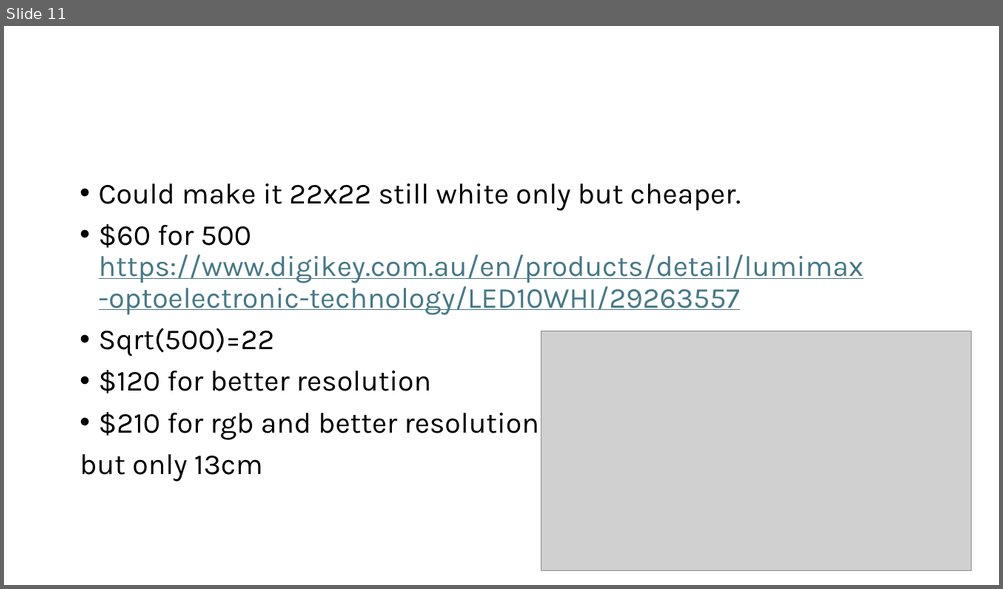
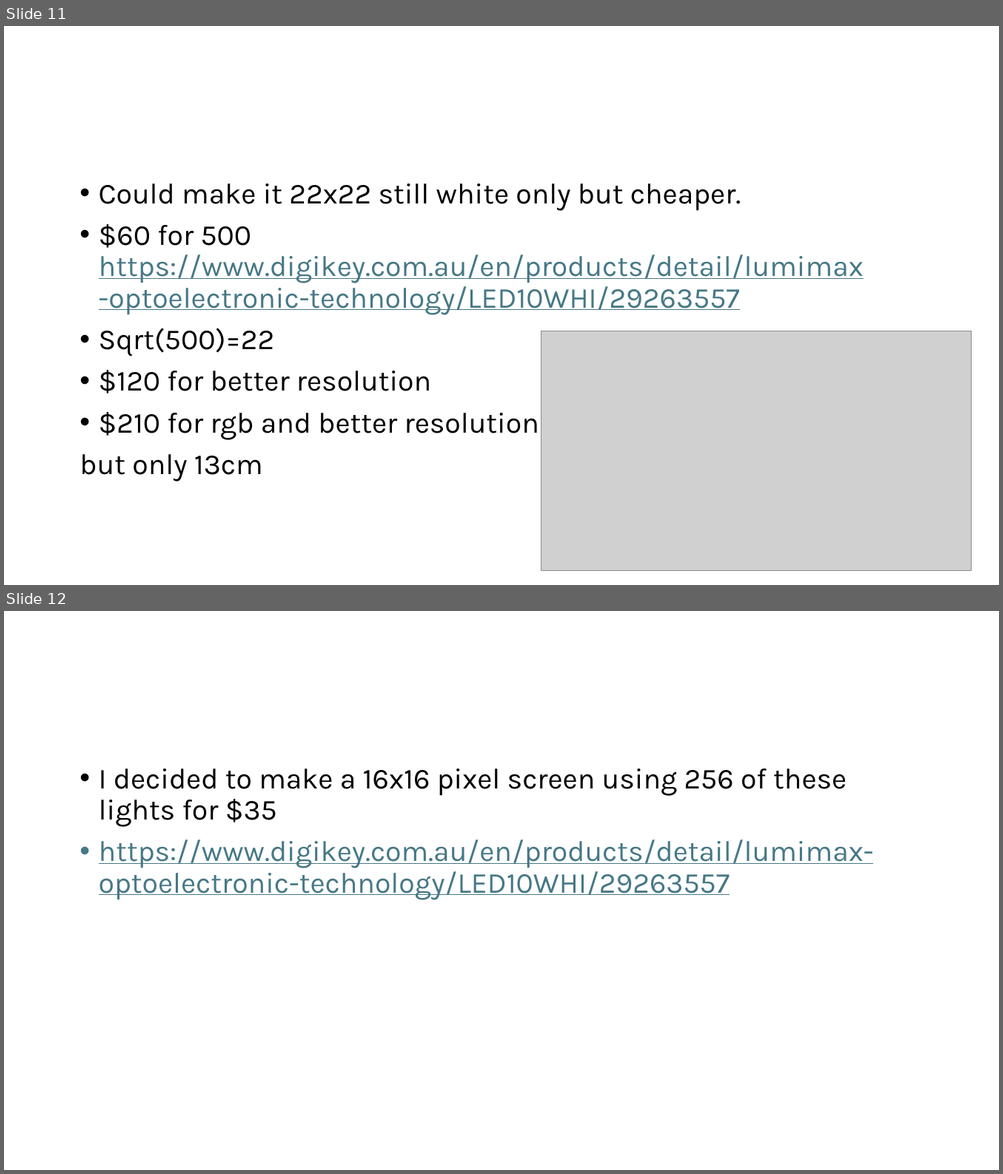
Before and after one commit to PokeXMagikarp/desk-display, a slide deck: LED DISPLAY.pptx. Shown one above the other, each under a label of ours: slide 11 before the commit, slides 11 and 12 after it. The pictures are 1003x589 and 1003x1174 pixels, drawn with LibreOffice and Linux fonts; fonts in the diff are those of the drawing; grey boxes stand for pictures. Boxes give left, top, right and bottom in pixels: in the first picture for what was removed or moved away, otherwise in the second. Text is boxed around its words. In the diff, an @@ line names an element or a change of style, - is before the commit and + after.

```diff
--- a/LED DISPLAY.pptx
+++ b/LED DISPLAY.pptx
@@ slide 12 added at (x1=4, y1=611, x2=999, y2=1170), background #FFFFFF @@
@@ text added at (x1=99, y1=769, x2=874, y2=900), 28 pt, text #467886, underline @@
+• I decided to make a 16x16 pixel screen using 256 of these lights for $35
+• https://www.digikey.com.au/en/products/detail/lumimax-optoelectronic-technology/LED10WHI/29263557
```
Also in this commit, not shown: 1 other file.
